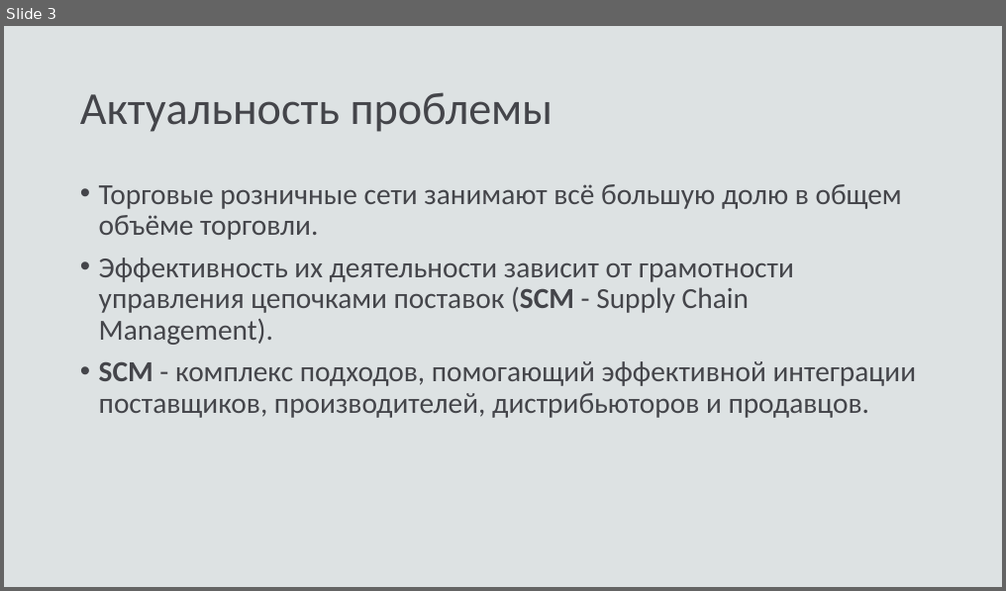
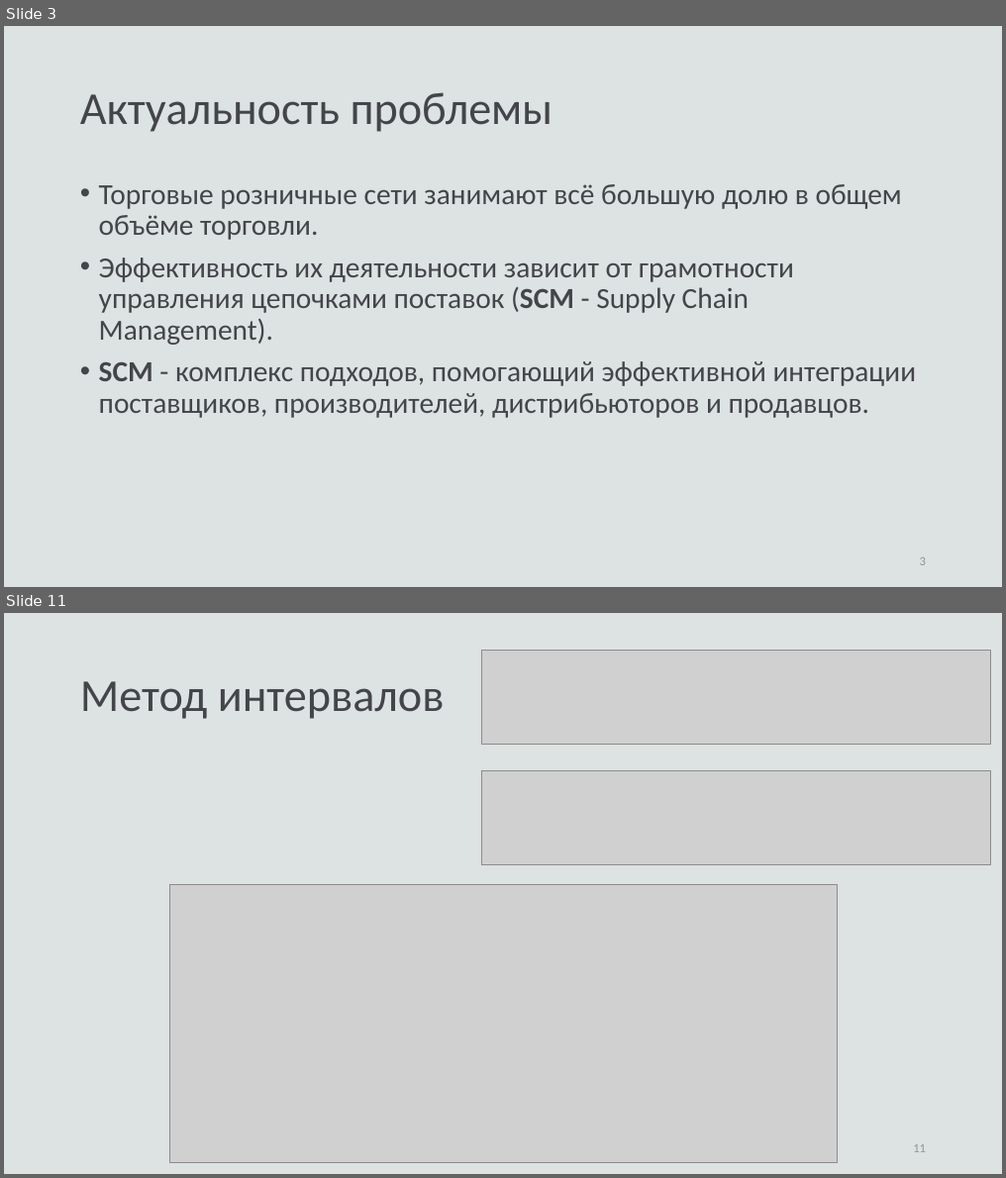
Before and after one commit to fairay/BachelorDiploma, a slide deck: presentation.pptx. Shown one above the other, each under a label of ours: slide 3 before the commit, slides 3 and 11 after it; the slides between them are not shown. The pictures are 1006x591 and 1006x1178 pixels, drawn with LibreOffice and Linux fonts; fonts in the diff are those of the drawing; grey boxes stand for pictures. Boxes give left, top, right and bottom in pixels: in the first picture for what was removed or moved away, otherwise in the second. Text is boxed around its words. In the diff, an @@ line names an element or a change of style, - is before the commit and + after.

```diff
--- a/presentation.pptx
+++ b/presentation.pptx
@@ slide 11 added at (x1=4, y1=613, x2=1002, y2=1174), background #DDE2E3 @@
@@ picture added at (x1=481, y1=651, x2=991, y2=745) @@
@@ title added at (x1=80, y1=681, x2=445, y2=719), 44 pt, text #44454A @@
+Метод интервалов
@@ picture added at (x1=481, y1=771, x2=991, y2=865) @@
@@ picture added at (x1=169, y1=884, x2=838, y2=1163) @@
@@ page number added at (x1=913, y1=1145, x2=926, y2=1153), 12 pt, text #949496 @@
+11
@@ slide 3 changed as well @@
@@ page number added at (x1=920, y1=558, x2=926, y2=566), 12 pt, text #949496 @@
+3
```
Also in this commit, not shown: 2 other slides changed, 13 other slides added, 6 slides removed, 31 other files.
